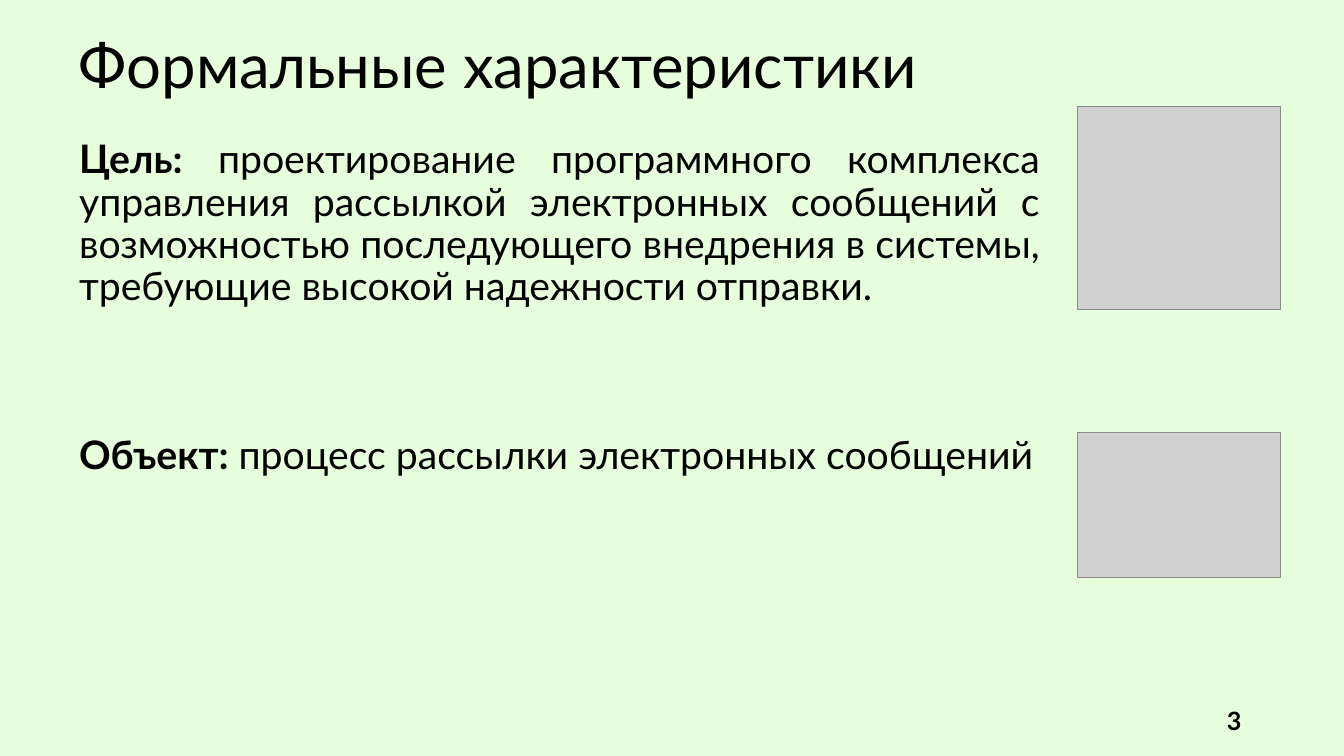
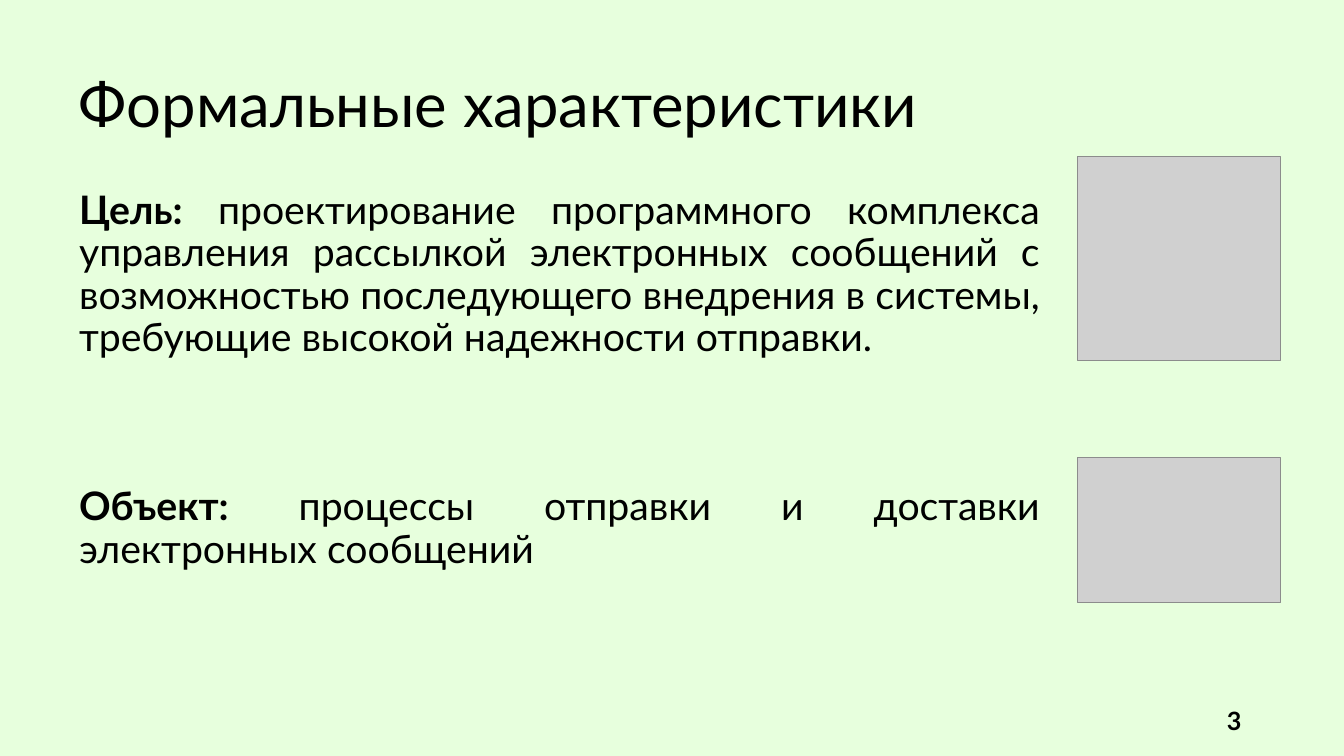
Before and after one commit to R0bari/MessageDeliveryService, a slide deck: slide 3 of Презентация/Сухарев. ВКР.pptx. Drawn at 1344x756 pixels with LibreOffice and Linux fonts; fonts in the diff are those of the drawing; grey boxes stand for pictures. Boxes give left, top, right and bottom in pixels: in the first picture for what was removed or moved away, otherwise in the second. Text is boxed around its words. In the diff, an @@ line names an element or a change of style, - is before the commit and + after.

```diff
--- a/Презентация/Сухарев. ВКР.pptx
+++ b/Презентация/Сухарев. ВКР.pptx
@@ text "Формальные характеристики": place and size @@
-text "Формальные характеристики" at <box>79,42,917,99</box>
+text "Формальные характеристики" at <box>79,81,917,138</box>
@@ picture: place and size @@
-picture at <box>1078,107,1281,311</box>
+picture at <box>1078,157,1281,361</box>
@@ text "Цель: проектирование программного комплекса управления ...": place and size @@
-text "Цель: проектирование программного комплекса управления ..." at <box>79,144,1040,476</box>
+text "Цель: проектирование программного комплекса управления ..." at <box>79,195,1040,527</box>
@@ picture: place and size @@
-picture at <box>1078,433,1281,578</box>
+picture at <box>1078,458,1281,603</box>
@@ text at <box>79,491,1040,527</box>: text changed @@
-Объект: процесс рассылки электронных сообщений
+Объект: процессы отправки и доставки электронных сообщений
```
Also in this commit, not shown: 8 other slides changed, 12 other files.
